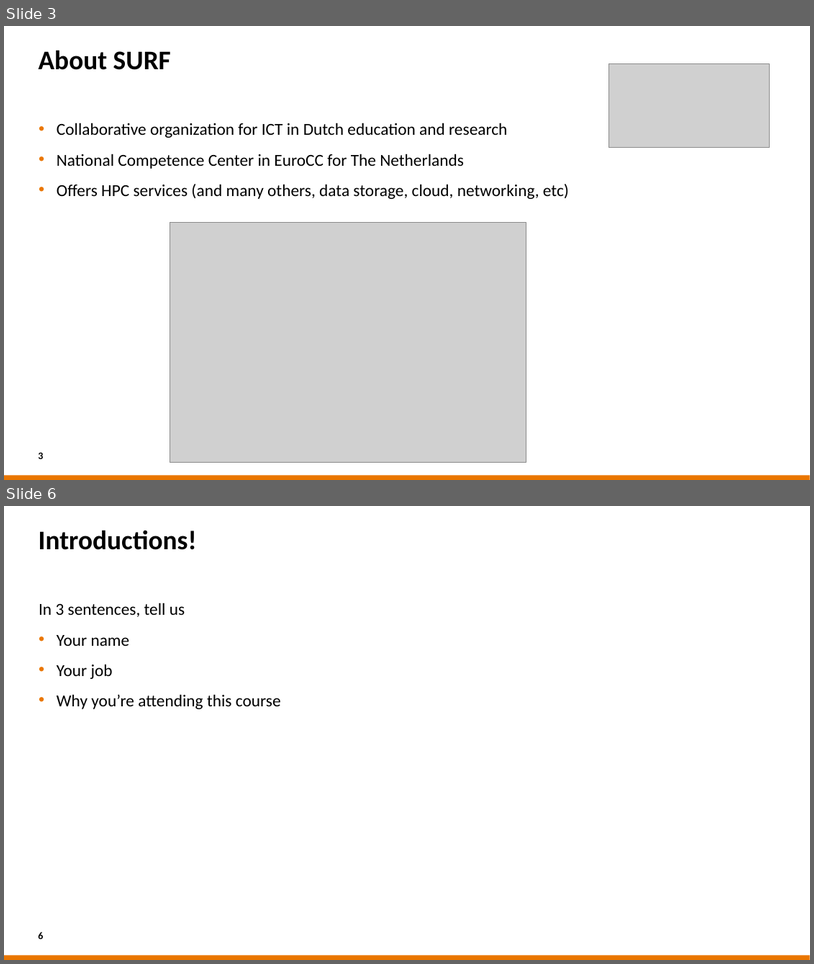
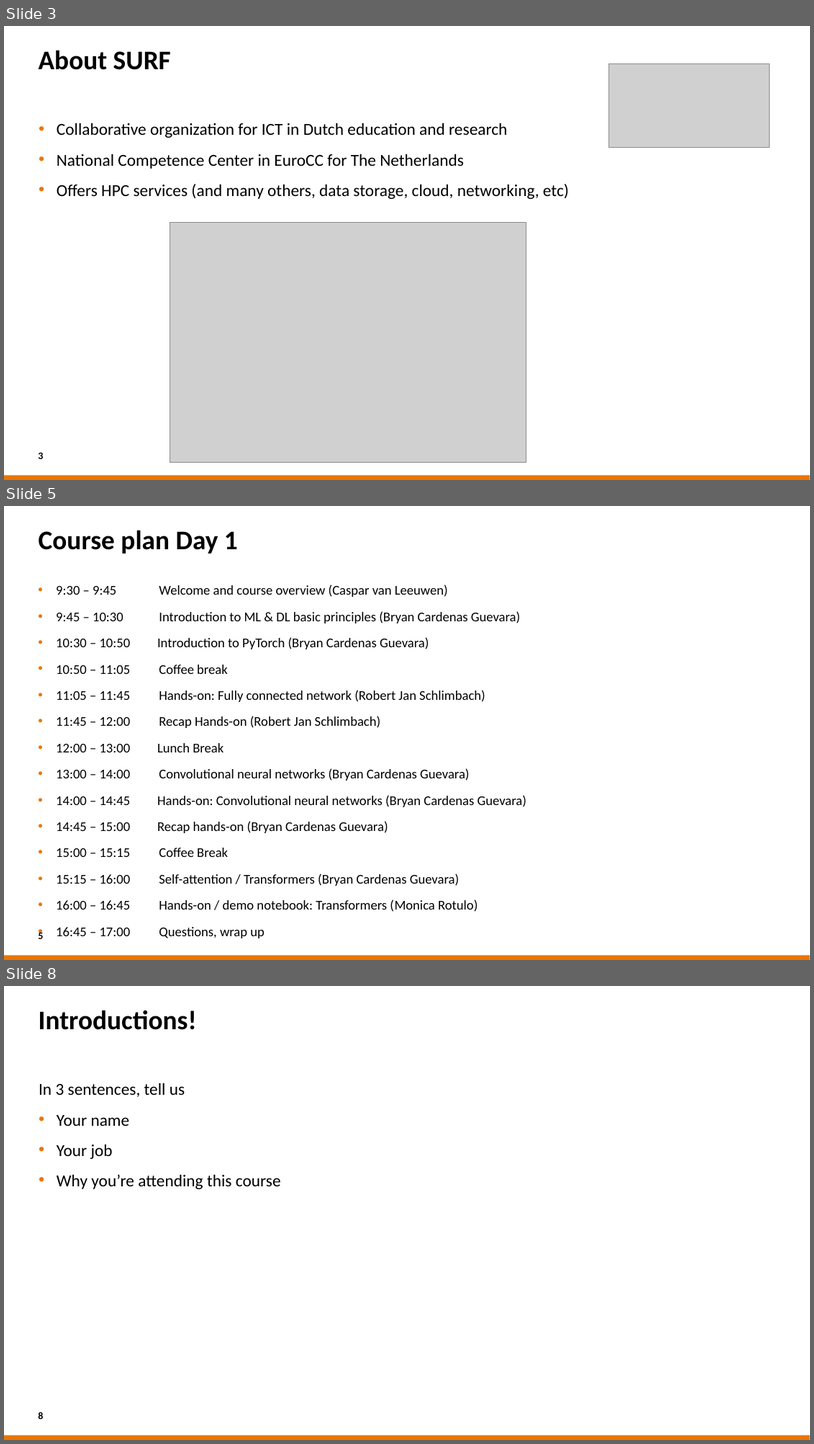
Before and after one commit to sara-nl/MLonHPC_2day_Okt2023, a slide deck: Day1/slides/EuroHPC_HPML_welcome.pptx. Shown one above the other, each under a label of ours: slides 3 and 6 before the commit, slides 3, 5 and 8 after it; the slides between them are not shown. The pictures are 814x964 and 814x1444 pixels, drawn with LibreOffice and Linux fonts; fonts in the diff are those of the drawing; grey boxes stand for pictures; background and template pictures are left out. Boxes give left, top, right and bottom in pixels: in the first picture for what was removed or moved away, otherwise in the second. Text is boxed around its words. In the diff, an @@ line names an element or a change of style, - is before the commit and + after.

Commit message:
Updated the welcome slides  to match this course

```diff
--- a/Day1/slides/EuroHPC_HPML_welcome.pptx
+++ b/Day1/slides/EuroHPC_HPML_welcome.pptx
@@ slide 5 added at bbox=[4, 506, 810, 960], background #FFFFFF; not listed: 1 template element that a slide beside it also shows @@
@@ title added at bbox=[39, 530, 238, 554], 32 pt, text #000000, bold @@
+Course plan Day 1
@@ text added at bbox=[56, 584, 527, 936], 16 pt, text #000000 @@
+• 9:30 – 9:45 Welcome and course overview (Caspar van Leeuwen)
+• 9:45 – 10:30 Introduction to ML & DL basic principles (Bryan Cardenas Guevara)
+• 10:30 – 10:50 Introduction to PyTorch (Bryan Cardenas Guevara)
+• 10:50 – 11:05 Coffee break
+• 11:05 – 11:45 Hands-on: Fully connected network (Robert Jan Schlimbach)
+• 11:45 – 12:00 Recap Hands-on (Robert Jan Schlimbach)
+• 12:00 – 13:00 Lunch Break
+• 13:00 – 14:00 Convolutional neural networks (Bryan Cardenas Guevara)
+• 14:00 – 14:45 Hands-on: Convolutional neural networks (Bryan Cardenas Guevara)
+• 14:45 – 15:00 Recap hands-on (Bryan Cardenas Guevara)
+• 15:00 – 15:15 Coffee Break
+• 15:15 – 16:00 Self-attention / Transformers (Bryan Cardenas Guevara)
+• 16:00 – 16:45 Hands-on / demo notebook: Transformers (Monica Rotulo)
+• 16:45 – 17:00 Questions, wrap up
@@ page number added at bbox=[38, 930, 43, 939], 12 pt, text #000000, bold @@
+5
@@ what was slide 6 is now slide 8 @@
@@ page number at bbox=[38, 1412, 43, 1419]: text changed @@
-6
+8
```
Also in this commit, not shown: 4 slides changed, 1 other slide added, 1 other file.
